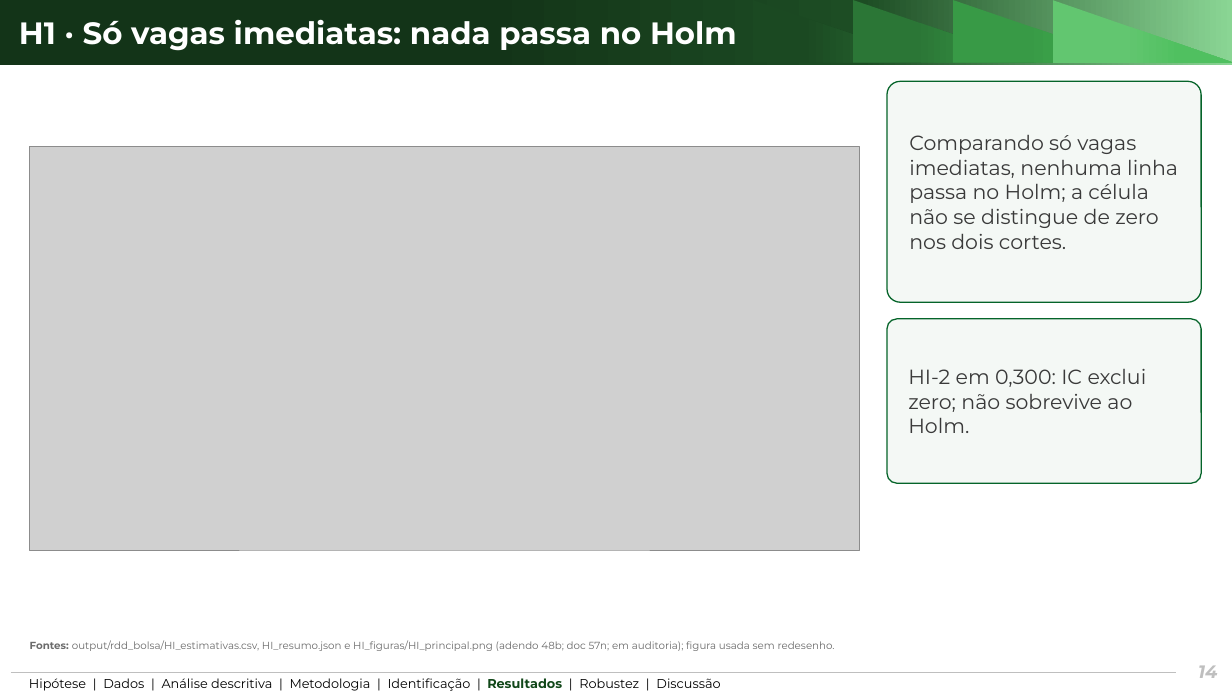
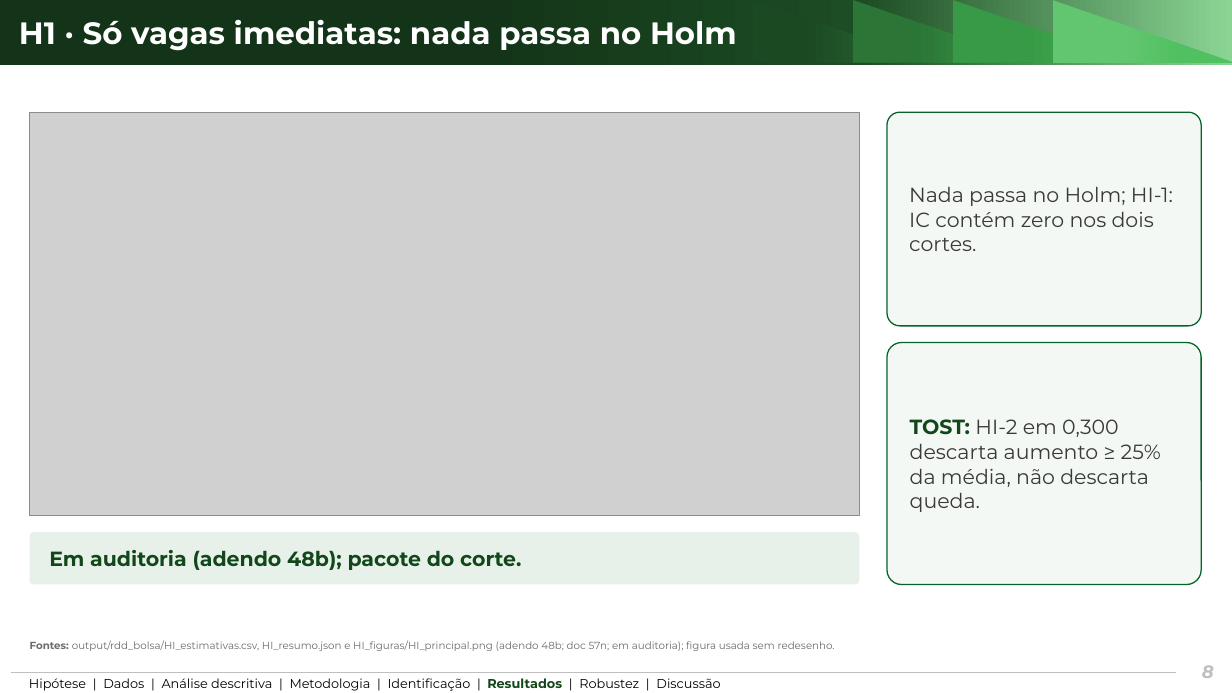
Before and after one commit to ka1victor/impact-eval-health-econ-pmme, a slide deck: slide 8 of output/apresentacao_banca2/deck_banca2_curto.pptx (slide 14 before the commit). Drawn at 1232x693 pixels with LibreOffice and Linux fonts; fonts in the diff are those of the drawing; grey boxes stand for pictures; background and template pictures are left out. Boxes give left, top, right and bottom in pixels: in the first picture for what was removed or moved away, otherwise in the second. Text is boxed around its words. In the diff, an @@ line names an element or a change of style, - is before the commit and + after.

```diff
--- a/output/apresentacao_banca2/deck_banca2_curto.pptx
+++ b/output/apresentacao_banca2/deck_banca2_curto.pptx
@@ picture moved from (x1=30, y1=147, x2=860, y2=551) to (x1=30, y1=112, x2=860, y2=516) @@
@@ rounded rectangle "Nada passa no Holm; HI-1: ..." resized from (x1=887, y1=81, x2=1202, y2=302) to (x1=887, y1=112, x2=1202, y2=325) @@
@@ text in rounded rectangle at (x1=909, y1=186, x2=1173, y2=251): text changed @@
-Comparando só vagas imediatas, nenhuma linha passa no Holm; a célula não se distingue de zero nos dois cortes.
+Nada passa no Holm; HI-1: IC contém zero nos dois cortes.
@@ rounded rectangle "TOST: HI-2 em 0,300 descarta ..." resized from (x1=887, y1=319, x2=1202, y2=483) to (x1=887, y1=343, x2=1202, y2=585) @@
@@ text in rounded rectangle at (x1=910, y1=419, x2=1161, y2=512): text changed @@
-HI-2 em 0,300: IC exclui zero; não sobrevive ao Holm.
+TOST: HI-2 em 0,300 descarta aumento ≥ 25% da média, não descarta queda.
@@ rounded rectangle added at (x1=30, y1=532, x2=860, y2=585), fill #E7F1EA, 16 pt, text #114719, bold @@
+Em auditoria (adendo 48b); pacote do corte.
@@ page number at (x1=1202, y1=665, x2=1214, y2=678): text changed @@
-14
+8
```
Also in this commit, not shown: 8 other slides changed, 2 slides added, 14 slides removed, 38 other files.
